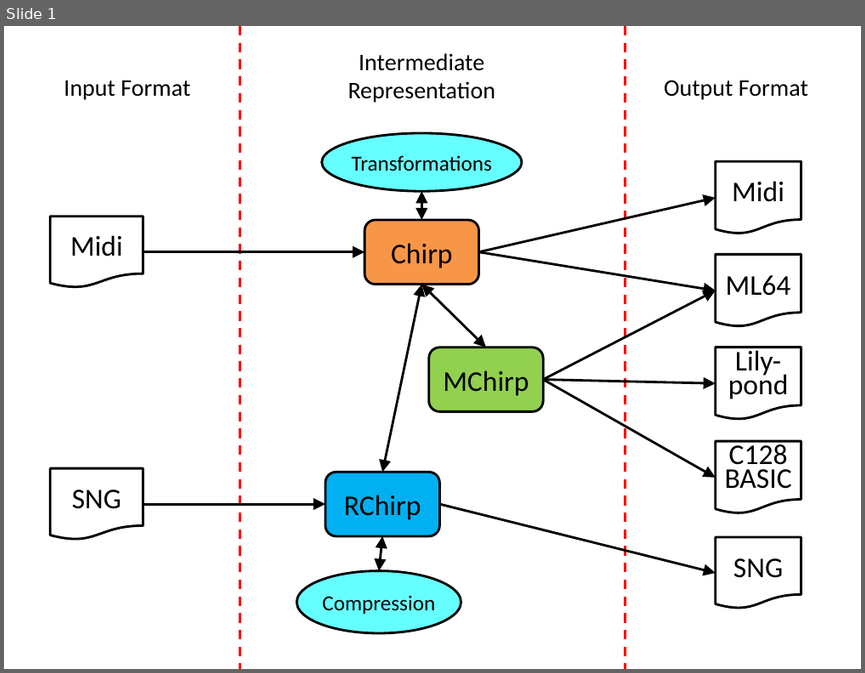
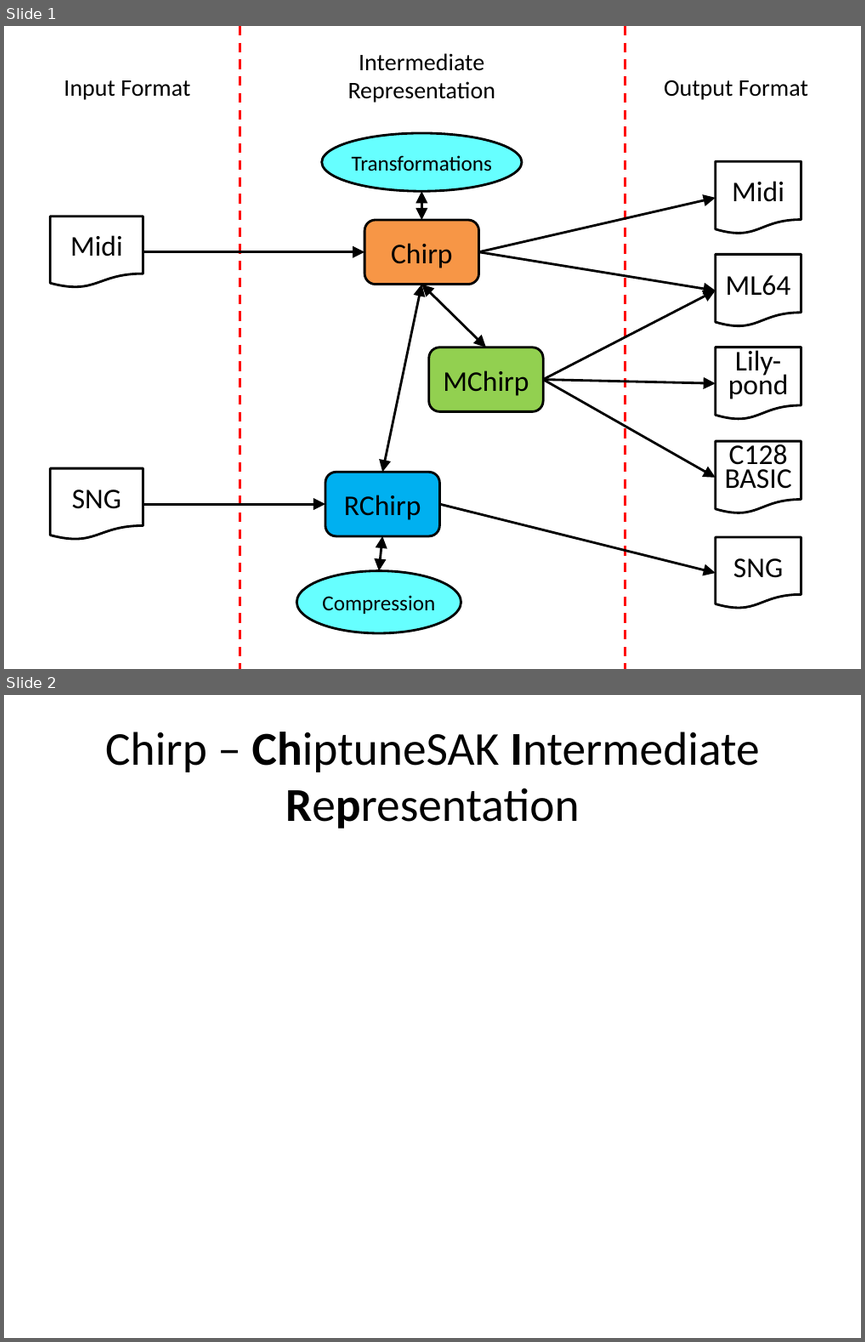
Before and after one commit to c64cryptoboy/ChiptuneSAK, a slide deck: docs/ChiptuneSAK.pptx. Shown one above the other, each under a label of ours: slide 1 before the commit, slides 1 and 2 after it. The pictures are 865x673 and 865x1342 pixels, drawn with LibreOffice and Linux fonts; fonts in the diff are those of the drawing. Boxes give left, top, right and bottom in pixels: in the first picture for what was removed or moved away, otherwise in the second. Text is boxed around its words. In the diff, an @@ line names an element or a change of style, - is before the commit and + after.

```diff
--- a/docs/ChiptuneSAK.pptx
+++ b/docs/ChiptuneSAK.pptx
@@ slide 2 added at [4, 695, 861, 1338], background #FFFFFF @@
@@ title added at [105, 732, 759, 828], 39.6 pt, text #000000 @@
+Chirp – ChiptuneSAK Intermediate Representation
```
Also in this commit, not shown: 2 other slides added.
